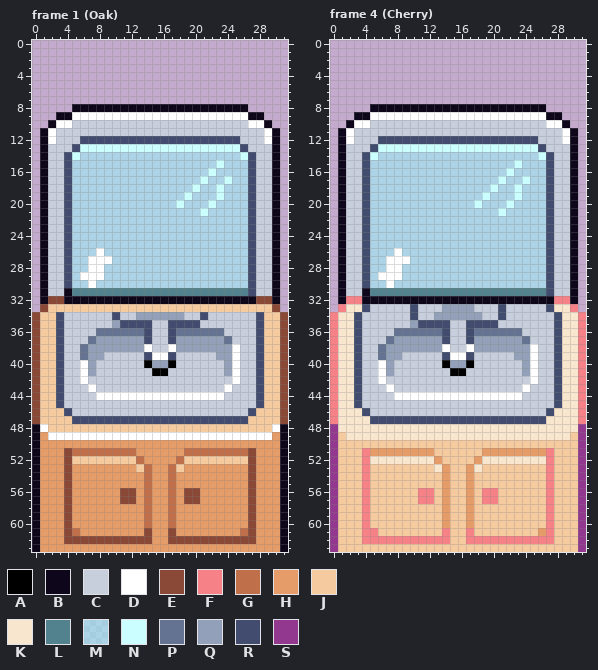
Edited in one commit: pixel-art file (Assets/Objects/Bathroom/Bathroom Sink.ase). The picture above is the old version.
32x64 pixels, 9 frames. Shown: frame 1 (Oak), frame 4 (Cherry). The commit also changed other frames, which this record leaves out.
Palette (. is transparent): A #000000  B #0e071b  C #c7cfdd  D #ffffff  E #8a4836  F #f68187  G #bf6f4a  H #e69c69  J #f6ca9f  K #f9e6cf  L #51828d  M #94fdff80  N #cafeff  P #657392  Q #92a1b9  R #424c6e  S #93388f
And afterwards:
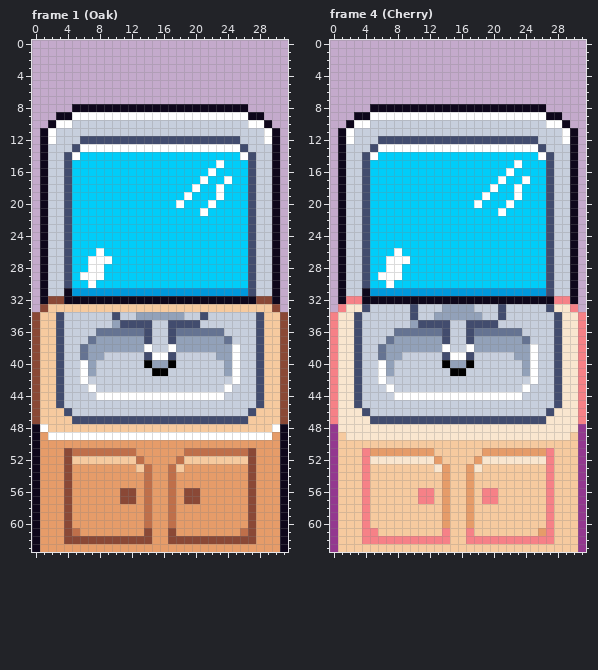
Diff:
colour L: #51828d -> #0098dc
colour M: #94fdff80 -> #00cdf9
Frame 1 (Oak), layer "Mirror":
y 13: x 6..25 NNNNNNNNNNNNNNNNNNNN -> DDDDDDDDDDDDDDDDDDDD
y 14: x 5 N -> D; x 26 N -> D
y 15: x 23 N -> D
y 16: x 22 N -> D
y 17: x 21 N -> D; x 24 N -> D
y 18: x 20 N -> D; x 23 N -> D
y 19: x 19 N -> D; x 23 N -> D
y 20: x 18 N -> D; x 22 N -> D
y 21: x 21 N -> D
Frame 4 (Cherry), layer "Mirror": the same change as frame 1 (Oak)
